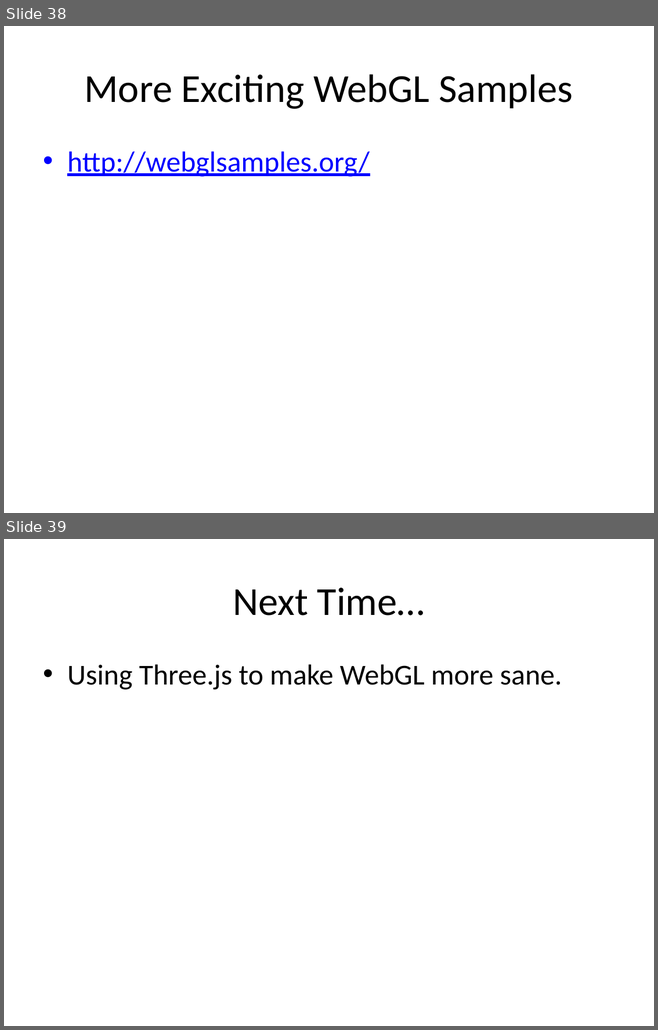
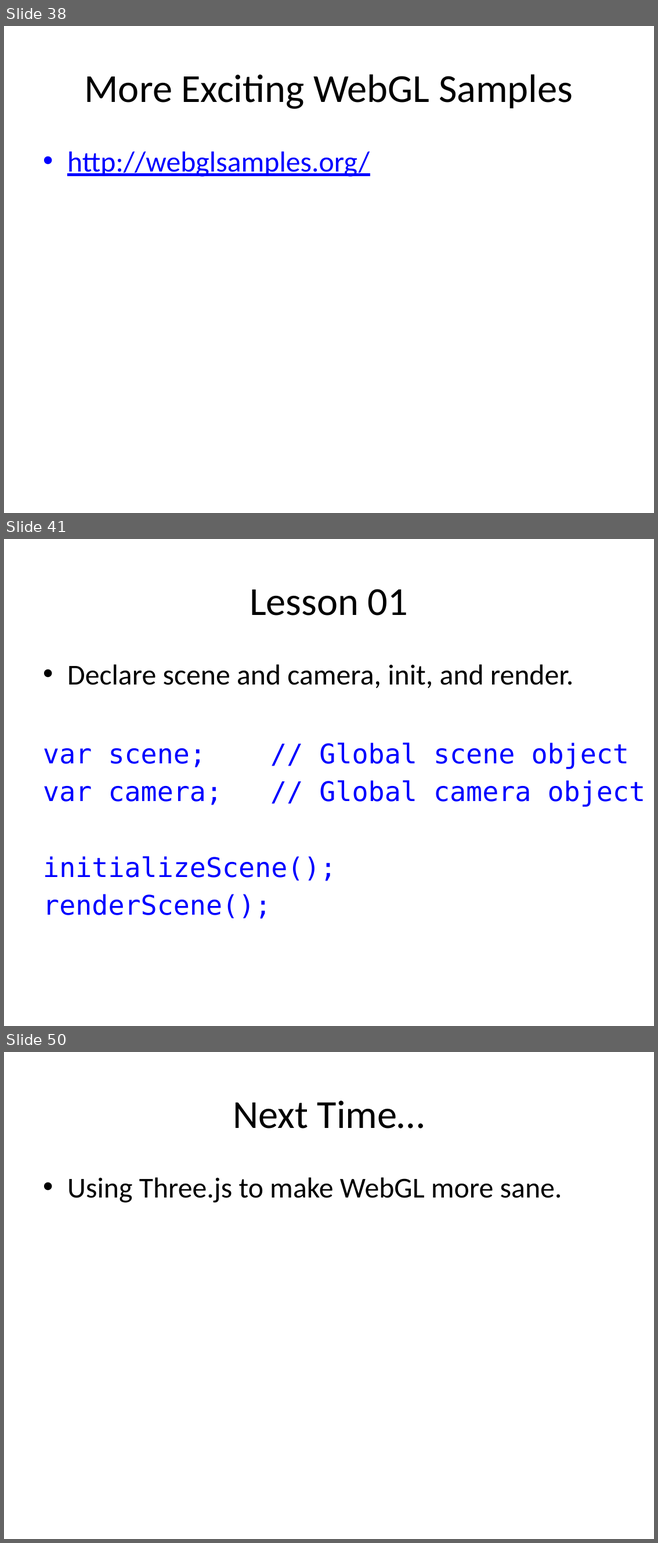
Before and after one commit to uva-graphics/webgl, a slide deck: slides.pptx. Shown one above the other, each under a label of ours: slides 38 and 39 before the commit, slides 38, 41 and 50 after it; the slides between them are not shown. The pictures are 658x1030 and 658x1543 pixels, drawn with LibreOffice and Linux fonts; fonts in the diff are those of the drawing. Boxes give left, top, right and bottom in pixels: in the first picture for what was removed or moved away, otherwise in the second. Text is boxed around its words. In the diff, an @@ line names an element or a change of style, - is before the commit and + after.

```diff
--- a/slides.pptx
+++ b/slides.pptx
@@ slide 41 added at [4, 539, 654, 1026], background #FFFFFF @@
@@ title added at [249, 589, 408, 616], 44 pt, text #000000 @@
+Lesson 01
@@ text added at [43, 664, 645, 919], 30 pt, text #0000FF @@
+• Declare scene and camera, init, and render.
+var scene; // Global scene object
+var camera; // Global camera object
+initializeScene();
+renderScene();
@@ what was slide 39 is now slide 50 @@
```
Also in this commit, not shown: 1 slide changed, 10 other slides added, 12 other files.
